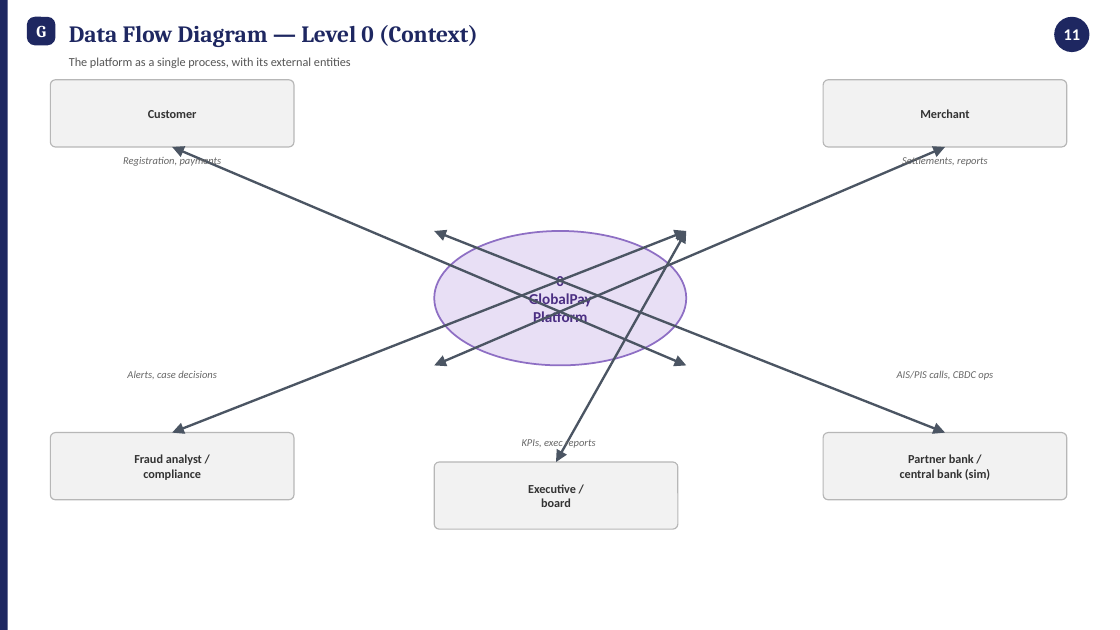
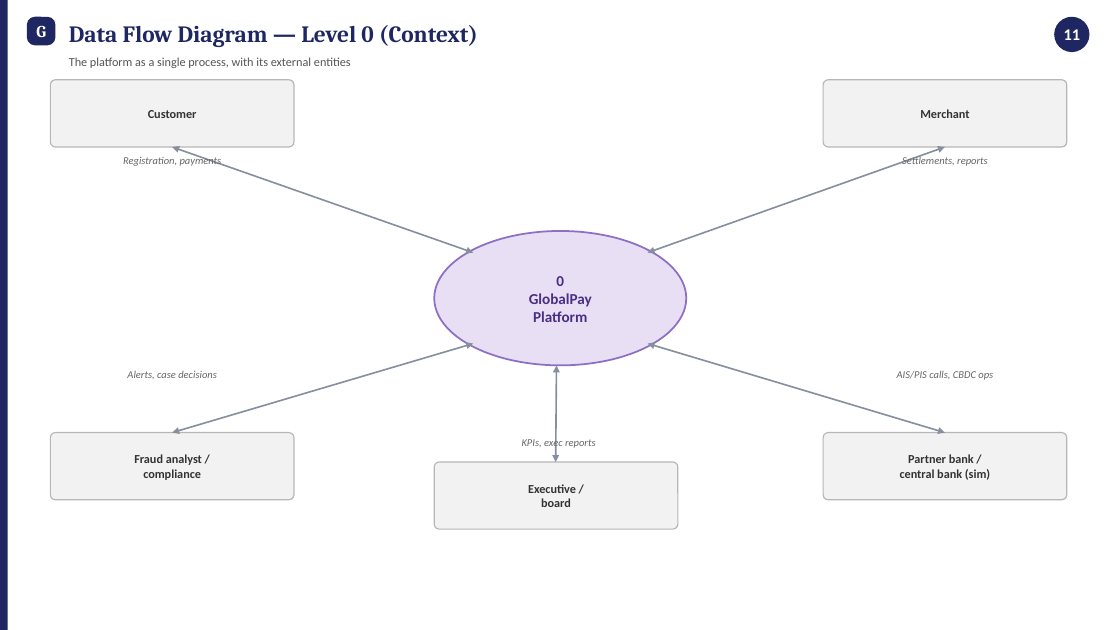
Before and after one commit to M-Abubakr04/GlobalPay_Fintech_Solution, a slide deck: slide 12 of docs/architecture/GlobalPay_Mandatory_Architecture_Deliverables.pptx. Drawn at 1120x630 pixels with LibreOffice and Linux fonts; fonts in the diff are those of the drawing. Boxes give left, top, right and bottom in pixels: in the first picture for what was removed or moved away, otherwise in the second. Text is boxed around its words. In the diff, an @@ line names an element or a change of style, - is before the commit and + after.

```diff
--- a/docs/architecture/GlobalPay_Mandatory_Architecture_Deliverables.pptx
+++ b/docs/architecture/GlobalPay_Mandatory_Architecture_Deliverables.pptx
@@ double arrow moved from (172, 147) - (686, 365) to (172, 147) - (473, 253) @@
@@ double arrow (172, 147) - (473, 253): stroke #4B5563 2 pt to #858F9E 1.4 pt @@
@@ double arrow moved from (945, 147) - (434, 365) to (945, 147) - (648, 253) @@
@@ double arrow (945, 147) - (648, 253): stroke #4B5563 2 pt to #858F9E 1.4 pt @@
@@ double arrow moved from (172, 433) - (686, 231) to (172, 433) - (473, 344) @@
@@ double arrow (172, 433) - (473, 344): stroke #4B5563 2 pt to #858F9E 1.4 pt @@
@@ double arrow moved from (945, 433) - (434, 231) to (945, 433) - (648, 344) @@
@@ double arrow (945, 433) - (648, 344): stroke #4B5563 2 pt to #858F9E 1.4 pt @@
@@ double arrow moved from (556, 462) - (686, 231) to (556, 462) - (556, 365) @@
@@ double arrow (556, 462) - (556, 365): stroke #4B5563 2 pt to #858F9E 1.4 pt @@
```
Also in this commit, not shown: 1 other slide changed, 1 other file.
